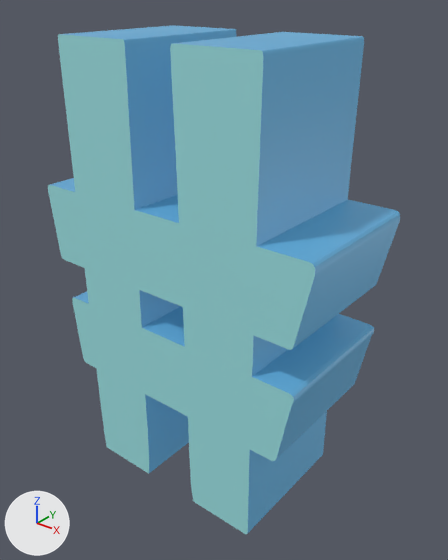
An edit to the glTF model scene/models/alphaNum/#.glb, drawn before and after from the same camera.
The view is the same before and after, from a 50 mm camera at (0.447, -0.538, 0.614) aimed at (0.011, 0.007, 0.276). The lights are fixed; the arrows at lower left show +X, +Y and +Z. Objects named as collision shapes, trigger or cutter boxes, shadow casters or lower levels of detail are left out. Where no turn or scale is listed for an object, it has been applied to the vertices.

The scene before the commit, as lines of its bpy script (objects in view):
```python
mat_dark = principled_material('Dark')
mat_dark.base_color = (0.101, 0.338, 0.562)  # blue #599dc6
mat_dark.emission_color = (0.02, 0.0673, 0.113)  # dark blue #27495e
mat_dark.emission_strength = 1.0
mat_light = principled_material('Light')
mat_light.base_color = (0.251, 0.566, 0.581)  # cyan #89c6c8
mat_light.emission_color = (0.05, 0.113, 0.115)  # dark cyan #3f5e5f
mat_light.emission_strength = 1.0
me_text_076 = bpy.data.meshes.new('Text.076')
me_text_076.from_pydata(...)  # 182 vertices, 364 faces; spans x -0.194..0.193, y -0.09..0.09, z -0.001..0.561
# faces by material slot: [182, 182]
me_text_076.materials.append(mat_dark)  # blue #599dc6
me_text_076.materials.append(mat_light)  # cyan #89c6c8
ob_x = bpy.data.objects.new('#', me_text_076)
ob_x.location = (0.0, 0.0, 0.0)
```
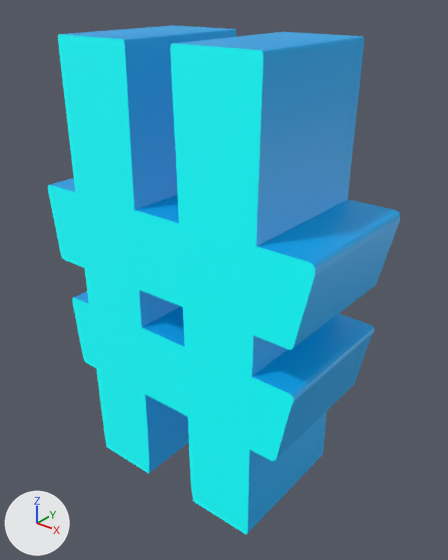
What differs and where, as boxes (x1, y1, x2, y2) in the pictures (448 x 560 px):
'#', recoloured: (48, 25, 400, 534) in both

Patch to the scene script:
```diff
--- a/scene/models/alphaNum/#.glb.py
+++ b/scene/models/alphaNum/#.glb.py
@@ mat_light @@
 mat_light = principled_material('Light')
-mat_light.base_color = (0.251, 0.566, 0.581)  # cyan #89c6c9
-mat_light.emission_color = (0.05, 0.113, 0.115)  # dark cyan #3f5e5f
+mat_light.base_color = (0.0, 1.0, 1.0)  # cyan #00ffff
+mat_light.emission_color = (0.0, 0.2, 0.2)  # dark cyan #007c7c
 mat_light.emission_strength = 1.0
@@ mat_dark @@
 mat_dark = principled_material('Dark')
-mat_dark.base_color = (0.101, 0.338, 0.562)  # blue #599dc6
-mat_dark.emission_color = (0.02, 0.0673, 0.113)  # dark blue #27495e
+mat_dark.base_color = (0.0, 0.296, 0.651)  # cyan #0094d3
+mat_dark.emission_color = (0.0, 0.0592, 0.13)  # dark blue #004565
 mat_dark.emission_strength = 1.0
```
